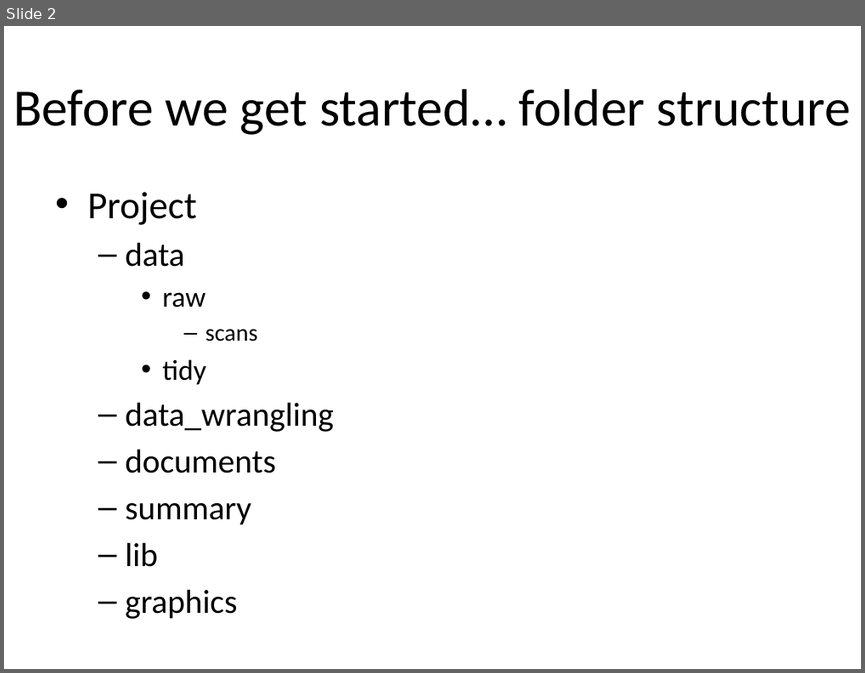
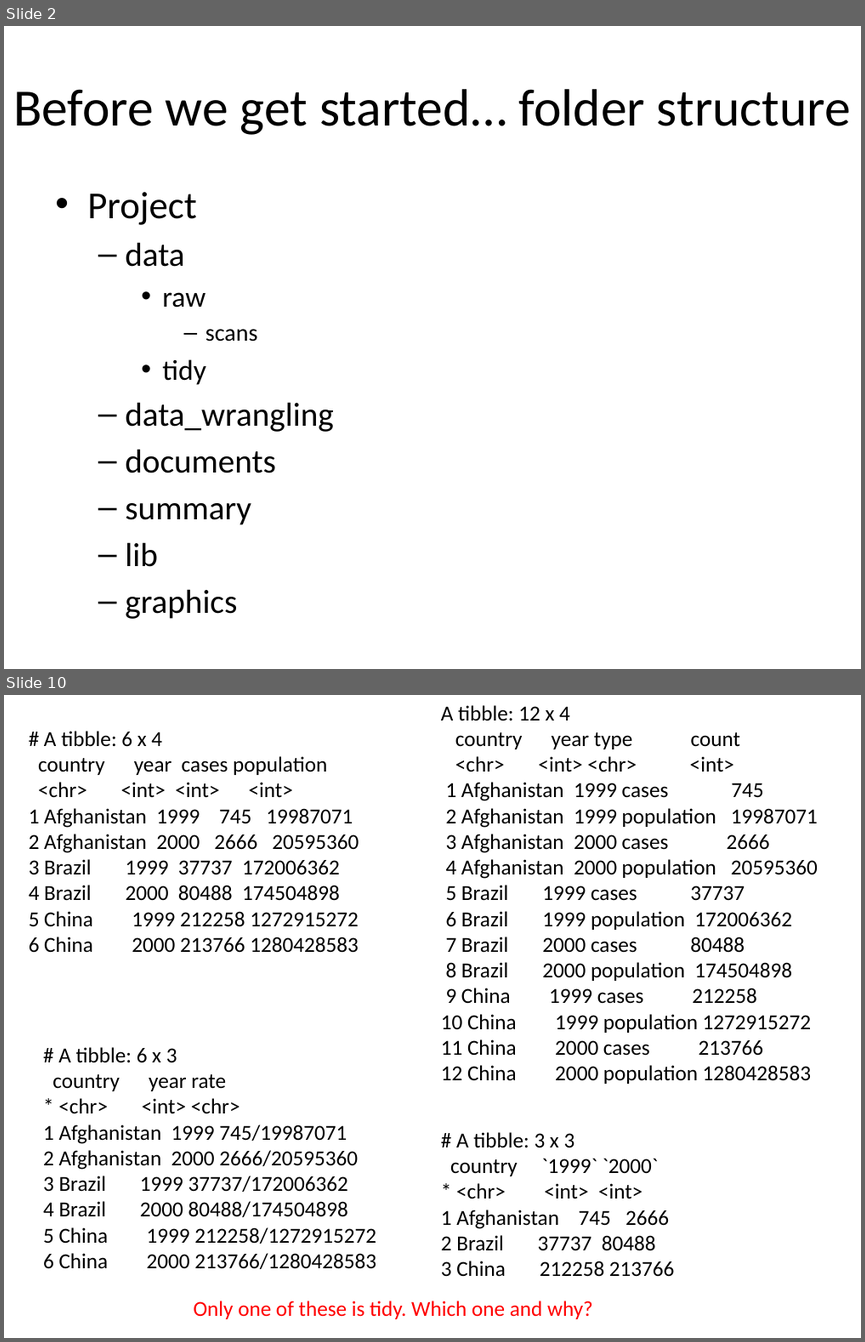
Before and after one commit to EEOB590A-Fall-2019/Course-Materials, a slide deck: 3. Data wrangling/Data_wrangling.pptx. Shown one above the other, each under a label of ours: slide 2 before the commit, slides 2 and 10 after it; the slides between them are not shown. The pictures are 865x673 and 865x1342 pixels, drawn with LibreOffice and Linux fonts; fonts in the diff are those of the drawing. Boxes give left, top, right and bottom in pixels: in the first picture for what was removed or moved away, otherwise in the second. Text is boxed around its words. In the diff, an @@ line names an element or a change of style, - is before the commit and + after.

```diff
--- a/3. Data wrangling/Data_wrangling.pptx
+++ b/3. Data wrangling/Data_wrangling.pptx
@@ slide 10 added at <box>4,695,861,1338</box>, background #FFFFFF @@
@@ text added at <box>441,705,817,1083</box>, 18 pt, text #000000 @@
+A tibble: 12 x 4
+country year type count
+<chr> <int> <chr> <int>
+1 Afghanistan 1999 cases 745
+2 Afghanistan 1999 population 19987071
+3 Afghanistan 2000 cases 2666
+4 Afghanistan 2000 population 20595360
+5 Brazil 1999 cases 37737
+6 Brazil 1999 population 172006362
+7 Brazil 2000 cases 80488
+8 Brazil 2000 population 174504898
+9 China 1999 cases 212258
+10 China 1999 population 1272915272
+11 China 2000 cases 213766
+12 China 2000 population 1280428583
@@ text added at <box>29,731,358,953</box>, 18 pt, text #000000 @@
+# A tibble: 6 x 4
+country year cases population
+<chr> <int> <int> <int>
+1 Afghanistan 1999 745 19987071
+2 Afghanistan 2000 2666 20595360
+3 Brazil 1999 37737 172006362
+4 Brazil 2000 80488 174504898
+5 China 1999 212258 1272915272
+6 China 2000 213766 1280428583
@@ text added at <box>43,1047,376,1269</box>, 18 pt, text #000000 @@
+# A tibble: 6 x 3
+country year rate
+* <chr> <int> <chr>
+1 Afghanistan 1999 745/19987071
+2 Afghanistan 2000 2666/20595360
+3 Brazil 1999 37737/172006362
+4 Brazil 2000 80488/174504898
+5 China 1999 212258/1272915272
+6 China 2000 213766/1280428583
@@ text added at <box>441,1132,675,1276</box>, 18 pt, text #000000 @@
+# A tibble: 3 x 3
+country `1999` `2000`
+* <chr> <int> <int>
+1 Afghanistan 745 2666
+2 Brazil 37737 80488
+3 China 212258 213766
@@ text added at <box>194,1300,593,1319</box>, 18 pt, text #FF0000 @@
+Only one of these is tidy. Which one and why?
```
Also in this commit, not shown: 5 slides changed, 3 other slides added, 2 slides removed, 1 other file.
